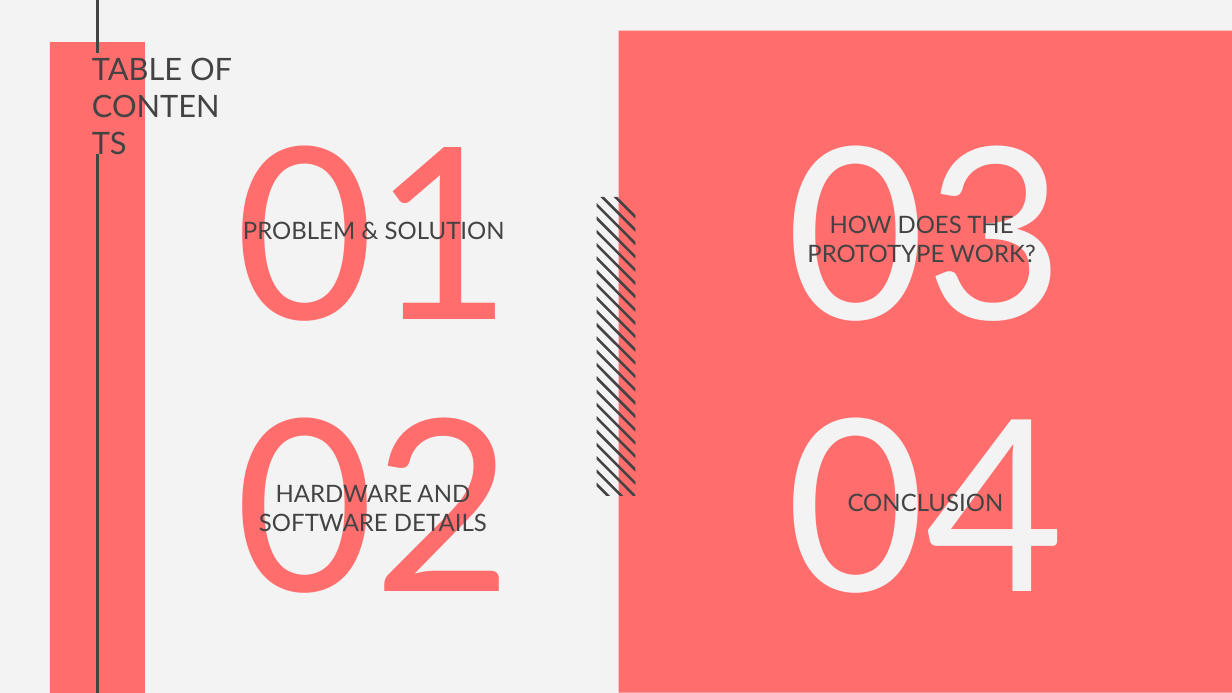
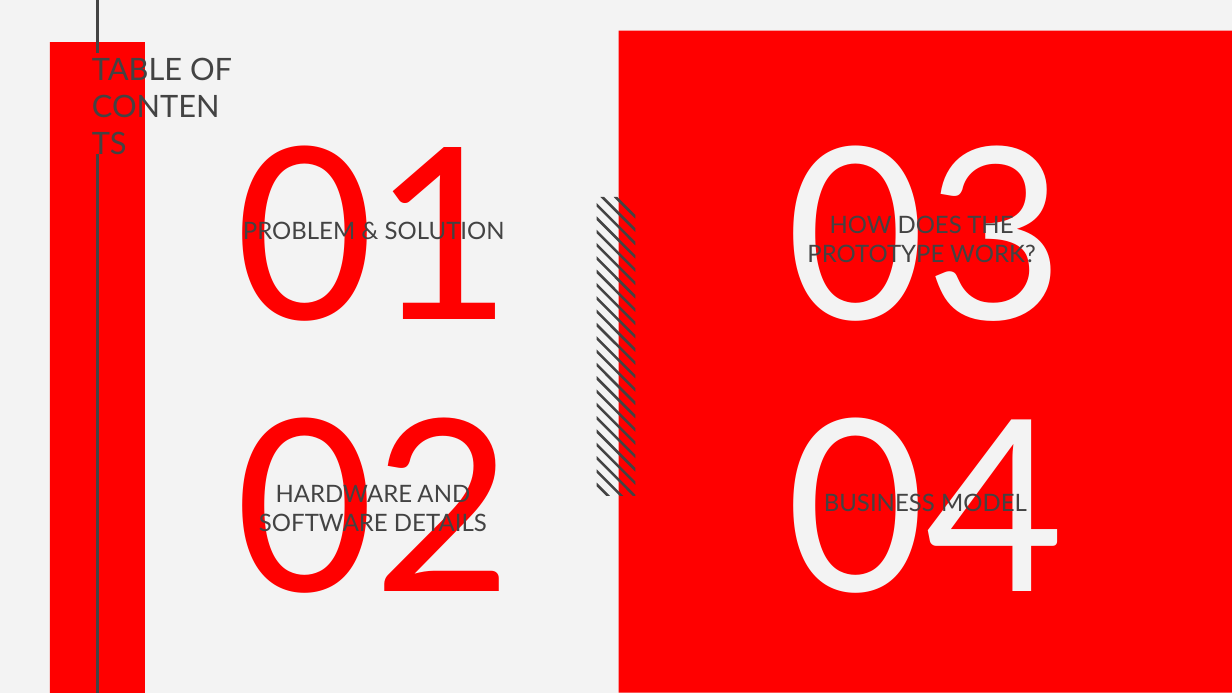
Before and after one commit to Sharan420/Traffic-Classifier, a slide deck: slide 2 of ppt.pptx. Drawn at 1232x693 pixels with LibreOffice and Linux fonts; fonts in the diff are those of the drawing. Boxes give left, top, right and bottom in pixels: in the first picture for what was removed or moved away, otherwise in the second. Text is boxed around its words. In the diff, an @@ line names an element or a change of style, - is before the commit and + after.

```diff
--- a/ppt.pptx
+++ b/ppt.pptx
@@ rectangle at (x1=51, y1=42, x2=145, y2=692): fill #FF6D6D to #FF0000 @@
@@ rectangle at (x1=618, y1=31, x2=1232, y2=692): fill #FF6D6D to #FF0000 @@
@@ title "01" at (x1=235, y1=145, x2=513, y2=321): text colour #FF6D6D to #FF0000 @@
@@ title "02" at (x1=235, y1=417, x2=513, y2=593): text colour #FF6D6D to #FF0000 @@
@@ title at (x1=824, y1=490, x2=1027, y2=517): text changed @@
-CONCLUSION
+BUSINESS MODEL
```
Also in this commit, not shown: 7 other slides changed, 3 slides added.
